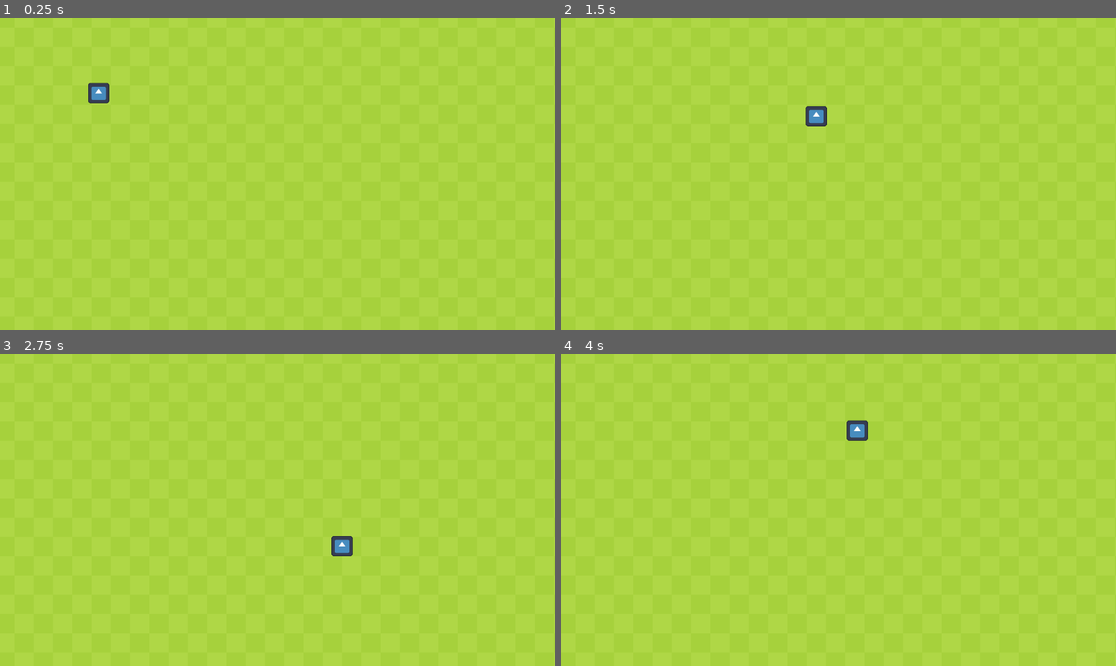
Above: before the commit, frames 1-4 (two rows, left to right).
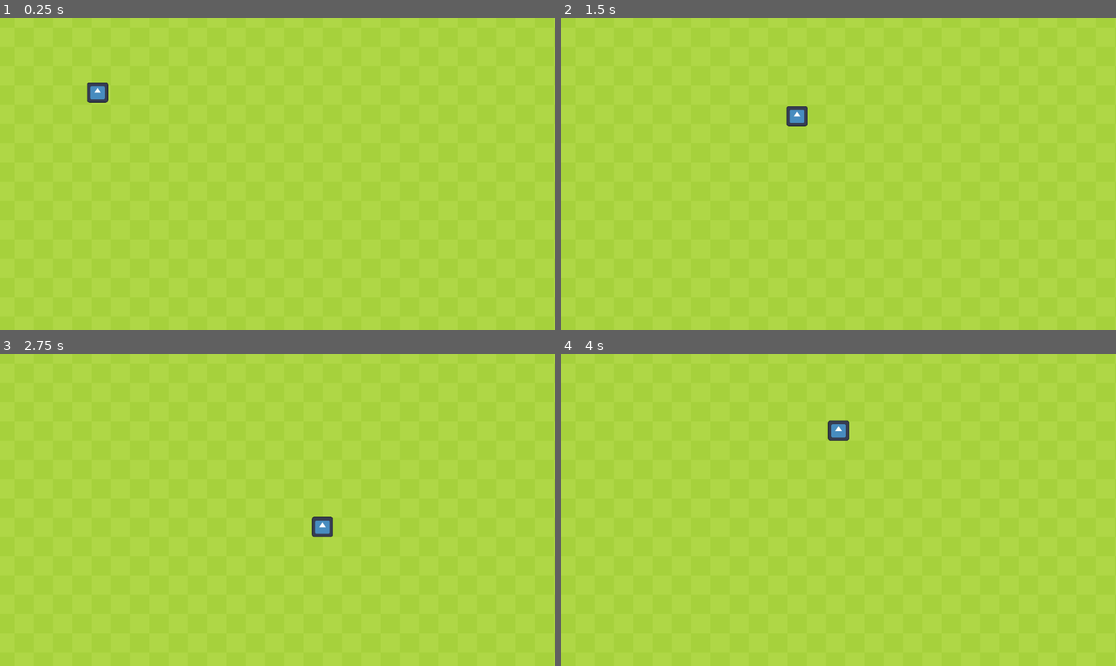
Above: after the commit, the same moments.

Repository: NoahGBaker/SnakeSser
Game: Godot game, scene res://Main.tscn
The game is run twice, just before and just after one commit, with the same random seed, the same clock (stepped at 60 frames per second) and the same inputs. The engine's default icon, where the game draws it, is replaced by a stand-in: a white triangle on a blue panel in a dark square.
Inputs:
- Up to frame 1 (0.25 s): no input
- Up to frame 2 (1.5 s): hold Right (ui_right) 0.53-1.28 s; hold Down (ui_down) from 1.28 s (still down)
- Up to frame 3 (2.75 s): release Down (ui_down) at 2.03 s; hold Right (ui_right) from 2.03 s (still down)
- Up to frame 4 (4 s): release Right (ui_right) at 2.78 s; hold Up (ui_up) 2.78-3.53 s; hold Left (ui_left) from 3.53 s (still down)

The runs differ from the first frame. In frame 1, 0.1% of the frame differs, in the area x 15-20%, y 20-28%; in frame 2, 0.5%; in frame 3, 0.5%, in the area x 56-64%, y 52-65%; in frame 4, 0.5%.

Commit message:
Will Helped me understand movement and how to actually do the move segments part

Diff:
--- a/Player.gd
+++ b/Player.gd
@@ -1,20 +1,21 @@
 extends Area2D
-class_name snake_head
+class_name SnakeHead
 
 
 #Snake Head:
 #Movement
 #Collision (Walls/Self/Apple)
 #Adding Segments: How? Adding the segment as a child of the Tail
-#First Snake Segment: Why?
-#                     In order to give it the first Direction Position
-#Last Snake Segment (Tail): Why?
-#                     To add segments after that segment
+#Be able to have an ARRAY of all of the snake segments:
+#      Loop through each one and tell it where to go.
+#      According to the next segment in the loop.
+#      Do this in this if statement: if position == target_pos:
+#      Loop through all segments head to tail and set their target position to the previous things current position.
 #Score
 
 signal MoveSegment
 
-const SPEED = 300.0
+const SPEED = 290.0
 
 var direction_pos = Vector2(190, 150)
 var direction = Vector2.RIGHT
@@ -27,28 +28,22 @@
 
 
 func _unhandled_input(event):
-	if position != target_pos:
-		if event.is_action_pressed("ui_left") and direction != Vector2.RIGHT and move_time <= 0:
-			move_time = .1
-			direction = Vector2.LEFT
-		if event.is_action_pressed("ui_right") and direction != Vector2.LEFT and move_time <= 0:
-			move_time = .1
-			direction = Vector2.RIGHT
-		if event.is_action_pressed("ui_up") and direction != Vector2.DOWN and move_time <= 0:
-			move_time = .1
-			direction = Vector2.UP
-		if event.is_action_pressed("ui_down") and direction != Vector2.UP and move_time <= 0:
-			move_time = .1
-			direction = Vector2.DOWN
-		#If a directional input happens set the position to nearest grid spot
-		if Input.is_action_just_pressed("ui_left") or Input.is_action_just_pressed("ui_right") or Input.is_action_just_pressed("ui_down") or Input.is_action_just_pressed("ui_up"):
-			#No clue why this needs to be here but just dont delete this.
-			if $move_timer.is_stopped():
-				position = curr_pos
-			else:
-				next_direction = direction
-		direction_pos = curr_pos
-		emit_signal("MoveSegment")
+	if event.is_action_pressed("ui_left") and direction != Vector2.RIGHT:
+		next_direction = Vector2.LEFT
+	if event.is_action_pressed("ui_right") and direction != Vector2.LEFT:
+		next_direction = Vector2.RIGHT
+	if event.is_action_pressed("ui_up") and direction != Vector2.DOWN:
+		next_direction = Vector2.UP
+	if event.is_action_pressed("ui_down") and direction != Vector2.UP:
+		next_direction = Vector2.DOWN
+	#If a directional input happens set the position to nearest grid spot
+	if Input.is_action_just_pressed("ui_left") or Input.is_action_just_pressed("ui_right") or Input.is_action_just_pressed("ui_down") or Input.is_action_just_pressed("ui_up"):
+		#No clue why this needs to be here but just dont delete this.
+		if $move_timer.is_stopped():
+			position = curr_pos
+
+	direction_pos = curr_pos
+	emit_signal("MoveSegment")
 #Use direction_pos to get the position of where we turn and get the turn direction.
 #Then use that to have a snake segment turn there
 
@@ -59,14 +54,12 @@
 	move_time -= delta
 	position = position.move_toward(target_pos, SPEED * delta)
 	if position == target_pos:
-		if next_direction != direction:
-			direction = next_direction
-		# if we have reached the target
+		#If we have reached the target
 		#Set next position to target position and the direction by the grid square size
-		next_pos = target_pos + direction * 40
+		next_pos = target_pos + next_direction * 40
 		target_pos = next_pos
-		curr_pos = _get_position_from_grid(target_pos.x/10, target_pos.y/10) - direction * 10
-
+		curr_pos = _get_position_from_grid(target_pos.x/10, target_pos.y/10) - next_direction * 10
+		direction = next_direction
 
 func _get_position_from_grid(col : int, row : int) -> Vector2:
 	return Vector2(col * 10, row * 10)
--- a/snake_segment.tscn
+++ b/snake_segment.tscn
@@ -1,6 +1,6 @@
 [gd_scene load_steps=3 format=3 uid="uid://ccmu71e6vyuad"]
 
-[ext_resource type="Texture2D" uid="uid://cle4mv627dc4b" path="res://SnakeSser/icon.svg" id="1_imhfg"]
+[ext_resource type="Texture2D" uid="uid://cle4mv627dc4b" path="res://icon.svg" id="1_imhfg"]
 
 [sub_resource type="RectangleShape2D" id="RectangleShape2D_jkqhn"]
 size = Vector2(41, 41)
